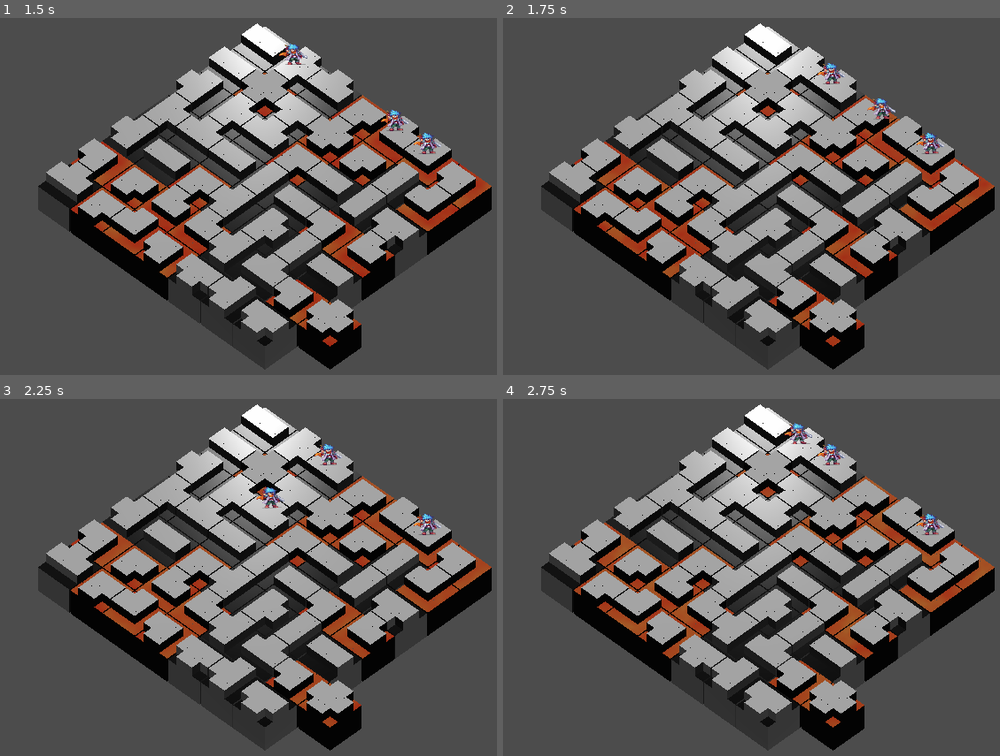
Above: before the commit, frames 1-4 (two rows, left to right).
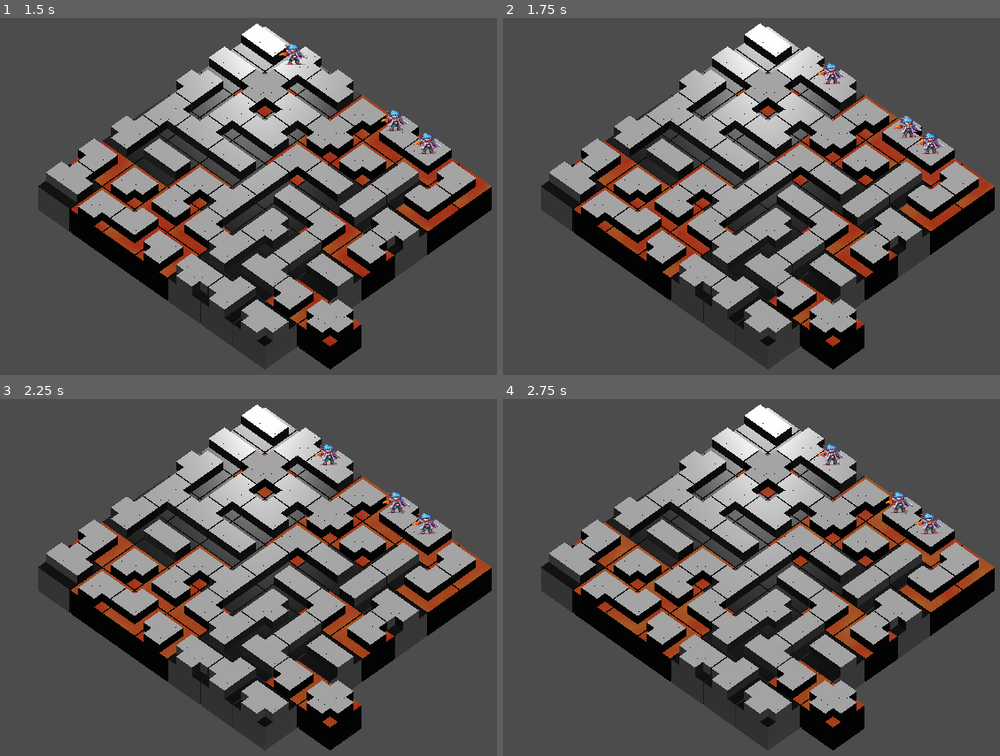
Above: after the commit, the same moments.

Repository: Maxic/magicmaze
Game: Godot game, scene res://main.tscn
The game is run twice, just before and just after one commit, with the same random seed, the same clock (stepped at 60 frames per second) and the same inputs.
Inputs:
- Up to frame 1 (1.5 s): tap Enter at 0.5 s; hold Right (move_indicator_right) 0.53-1.28 s; tap Space (accept_indicator) at 0.6, 1.35 s; hold Left (move_indicator_left) from 1.28 s (still down)
- Up to frame 2 (1.75 s): keep holding Left (move_indicator_left)
- Up to frame 3 (2.25 s): release Left (move_indicator_left) at 2.03 s; hold Right (move_indicator_right) from 2.03 s (still down); tap Space (accept_indicator) at 2.1 s
- Up to frame 4 (2.75 s): keep holding Right (move_indicator_right)

Frame 1 is identical in both runs. In frame 2, 0.3% of the frame differs, in the area x 73-85%, y 22-34%; in frame 3, 0.5%; in frame 4, 0.5%, in the area x 56-89%, y 6-39%.

Commit message:
fixed paths bug

Diff:
--- a/scripts/grid.gd
+++ b/scripts/grid.gd
@@ -31,7 +31,7 @@
 	# Fill grid with actual tiles
 	for y in range(GRID_HEIGHT):
 		for x in range(GRID_WIDTH):
-			#randomize()
+			randomize()
 			type_arr.shuffle()
 			var tile = Tile.new(x,y, type_arr[0])
 			add_child(tile)
--- a/scripts/pathfinder.gd
+++ b/scripts/pathfinder.gd
@@ -7,6 +7,7 @@
 
 
 func find_all_paths(start_pos, grid):
+	reset()
 	var current_tile = start_pos
 
 	for row in grid:
@@ -65,3 +66,9 @@
 			valid_neighbour_arr.append(Vector2(neighbour_tile.x, neighbour_tile.y))
 
 	return valid_neighbour_arr
+
+func reset():
+	current_path = []
+	paths_arr = []
+	visited_tiles = {}
+	junction_arr = []
